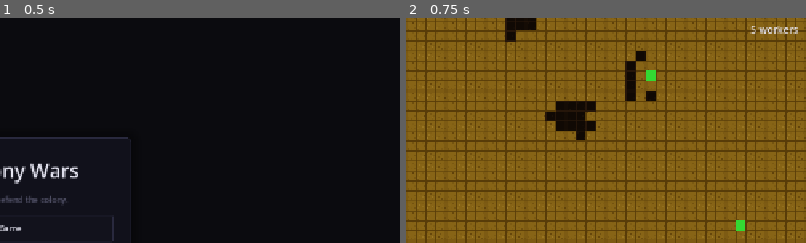
Above: before the commit, frames 1-2 (left to right).
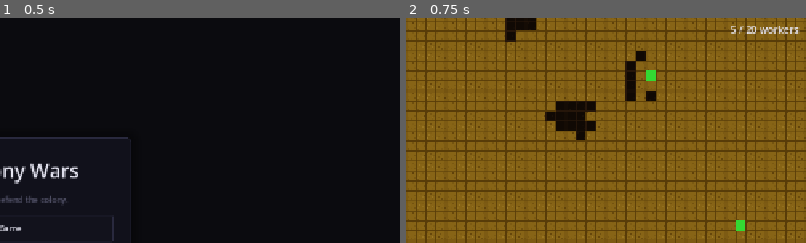
Above: after the commit, the same moments.

Repository: SnazzyTrack9218/ant-colony-wars
Game: Godot game, scene res://scenes/ui/main_menu.tscn
Two runs of this game, one before a commit and one after it. Both use one fixed random seed, a clock stepped at 60 frames per second and the inputs below.
Inputs:
- Up to frame 1 (0.5 s): no input
- Up to frame 2 (0.75 s): click "New Game" at 0.5 s
The pictures show only the part of the screen within x 50-100%, y 0-50%; the shares and areas given below are measured in that part.

Frame 1 is identical in both runs. In frame 2, 0.3% of the frame differs, in the area x 81-99%, y 3-8%.

Commit message:
feat: enforce worker cap (20) + honest ROADMAP audit
Gameplay:
- Add max_workers=20 to colony_config.json (tunable)
- Split colony.ant_count into worker_count + soldier_count
- GameManager: register_worker/unregister_worker, register_soldier/unregister_soldier,
  can_hatch_worker(); new signals worker_count_changed, soldier_count_changed
- Nursery._try_hatch_worker now checks cap BEFORE spending food, so excess
  food is never wasted when colony is full
- HUD shows "X / 20 workers" (turns red at cap) and "N soldiers" separately

Audit pass on ROADMAP:
- Phase 3 marked "mostly done" — auto-explore/auto-gather/world-gen/120x80 ✓;
  chunk-dirty tracking and worker sprite animation explicitly deferred
- Phase 4 marked "mostly done" — main menu/settings/SFX hooks ✓; in-UI
  keybind rebinding and real background music deferred to Phase 12
- Phase 5 marked "mostly done" — theme applied to current UI; food markers
  still use raw color literal (acknowledged)
- Phase 6 marked "mostly done" — 5 of 6 room types fully functional;
  Guard Post placeable but inert; no debug skip; no room-selection panel
  (keyboard 1-5/B works)
- Phase 7 ✓ — soldiers + enemies + rally + game over fully working

Co-Authored-By: Claude Sonnet 4.6 <noreply@anthropic.com>

Diff:
--- a/data/colony/colony_config.json
+++ b/data/colony/colony_config.json
@@ -2,6 +2,7 @@
     "starting_workers": 5,
     "starting_food": 0,
     "max_food": 200,
+    "max_workers": 20,
     "queen_hp": 100,
     "queen_max_hp": 100,
     "food_source_count": 8,
--- a/scenes/ui/hud.tscn
+++ b/scenes/ui/hud.tscn
@@ -22,6 +22,14 @@
 text = "Workers: 0"
 theme_override_font_sizes/font_size = 16
 
+[node name="SoldierLabel" type="Label" parent="."]
+offset_left = 10.0
+offset_top = 60.0
+offset_right = 300.0
+offset_bottom = 84.0
+text = "Soldiers: 0"
+theme_override_font_sizes/font_size = 14
+
 [node name="HintLabel" type="Label" parent="."]
 offset_left = 10.0
 offset_top = 62.0
--- a/scripts/ants/soldier_ant.gd
+++ b/scripts/ants/soldier_ant.gd
@@ -68,7 +68,7 @@
 	_hp = _max_hp
 	_update_hp_bar()
 	_fit_sprite_to_tile()
-	GameManager.register_ant()
+	GameManager.register_soldier()
 
 
 func _load_config() -> void:
@@ -106,7 +106,7 @@
 	if _current_rally_job != null:
 		GameManager.job_queue.release_job(_current_rally_job.id)
 		_current_rally_job = null
-	GameManager.unregister_ant()
+	GameManager.unregister_soldier()
 
 
 func _process(delta: float) -> void:
--- a/scripts/ants/worker_ant.gd
+++ b/scripts/ants/worker_ant.gd
@@ -84,7 +84,7 @@
 	position = _tile_to_world(start_tile)
 	_load_config()
 	_fit_sprite_to_tile()
-	GameManager.register_ant()
+	GameManager.register_worker()
 	GameManager.priority_changed.connect(_on_priority_changed)
 	_enter_idle()
 
@@ -122,7 +122,7 @@
 func _exit_tree() -> void:
 	if _current_job != null:
 		GameManager.job_queue.release_job(_current_job.id)
-	GameManager.unregister_ant()
+	GameManager.unregister_worker()
 
 
 # ── FSM ───────────────────────────────────────────────────────────────────────
--- a/scripts/core/colony_state.gd
+++ b/scripts/core/colony_state.gd
@@ -8,7 +8,9 @@
 
 var food: int = 0
 var max_food: int = 200
-var ant_count: int = 0
+var worker_count: int = 0
+var soldier_count: int = 0
+var max_workers: int = 20
 var queen_hp: int = 100
 var queen_max_hp: int = 100
 var _priority_weights: Dictionary = {}
@@ -81,3 +83,11 @@
 			return 0.0
 		return clamp(1.0 - (float(food) / float(max_food)), 0.0, 1.0)
 	return 0.0
+
+
+func get_total_ant_count() -> int:
+	return worker_count + soldier_count
+
+
+func can_hatch_worker() -> bool:
+	return worker_count < max_workers
--- a/scripts/core/game_manager.gd
+++ b/scripts/core/game_manager.gd
@@ -1,7 +1,8 @@
 extends Node
 
 signal food_changed(amount: int)
-signal ant_count_changed(count: int)
+signal worker_count_changed(count: int, max_count: int)
+signal soldier_count_changed(count: int)
 signal priority_changed(category: String, level: String)
 signal emergency_priority_set(category: String)
 signal queen_damaged(current_hp: int, max_hp: int)
@@ -44,14 +45,28 @@
 	AudioManager.play_queen_damaged()
 
 
-func register_ant() -> void:
-	colony.ant_count += 1
-	ant_count_changed.emit(colony.ant_count)
+func register_worker() -> void:
+	colony.worker_count += 1
+	worker_count_changed.emit(colony.worker_count, colony.max_workers)
 
 
-func unregister_ant() -> void:
-	colony.ant_count = maxi(0, colony.ant_count - 1)
-	ant_count_changed.emit(colony.ant_count)
+func unregister_worker() -> void:
+	colony.worker_count = maxi(0, colony.worker_count - 1)
+	worker_count_changed.emit(colony.worker_count, colony.max_workers)
+
+
+func register_soldier() -> void:
+	colony.soldier_count += 1
+	soldier_count_changed.emit(colony.soldier_count)
+
+
+func unregister_soldier() -> void:
+	colony.soldier_count = maxi(0, colony.soldier_count - 1)
+	soldier_count_changed.emit(colony.soldier_count)
+
+
+func can_hatch_worker() -> bool:
+	return colony.can_hatch_worker()
 
 
 func set_priority(category: String, level: String) -> void:
--- a/scripts/core/room_manager.gd
+++ b/scripts/core/room_manager.gd
@@ -140,6 +140,9 @@
 
 
 func _try_hatch_worker(room: Dictionary, config: Dictionary) -> void:
+	# Respect worker cap before spending food.
+	if not GameManager.can_hatch_worker():
+		return
 	var food_cost: int = maxi(0, int(config.get("hatch_food_cost", 0)))
 	if food_cost > 0 and not GameManager.spend_food(food_cost):
 		return
--- a/scripts/main.gd
+++ b/scripts/main.gd
@@ -133,6 +133,7 @@
 	_queen_row = int(data.get("queen_row", _queen_row))
 	_starting_workers = int(data.get("starting_workers", _starting_workers))
 	GameManager.colony.max_food = int(data.get("max_food", GameManager.colony.max_food))
+	GameManager.colony.max_workers = int(data.get("max_workers", GameManager.colony.max_workers))
 	GameManager.colony.food = clampi(
 			int(data.get("starting_food", GameManager.colony.food)),
 			0,
--- a/scripts/ui/hud.gd
+++ b/scripts/ui/hud.gd
@@ -1,16 +1,19 @@
 extends CanvasLayer
 
 @onready var _food_label: Label = $FoodLabel
-@onready var _ant_label: Label = $AntLabel
+@onready var _worker_label: Label = $AntLabel
+@onready var _soldier_label: Label = $SoldierLabel
 @onready var _hint_label: Label = get_node_or_null("HintLabel") as Label
 
 
 func _ready() -> void:
 	_style_labels()
 	GameManager.food_changed.connect(_on_food_changed)
-	GameManager.ant_count_changed.connect(_on_ant_count_changed)
+	GameManager.worker_count_changed.connect(_on_worker_count_changed)
+	GameManager.soldier_count_changed.connect(_on_soldier_count_changed)
 	_on_food_changed(GameManager.colony.food)
-	_on_ant_count_changed(GameManager.colony.ant_count)
+	_on_worker_count_changed(GameManager.colony.worker_count, GameManager.colony.max_workers)
+	_on_soldier_count_changed(GameManager.colony.soldier_count)
 
 
 func _style_labels() -> void:
@@ -20,14 +23,23 @@
 	_food_label.offset_bottom = 34.0
 	ColonyUITheme.style_label(_food_label, ColonyUITheme.ACCENT_AMBER, ColonyUITheme.FONT_HEADER)
 
-	_ant_label.anchor_left = 1.0
-	_ant_label.anchor_right = 1.0
-	_ant_label.offset_left = -180.0
-	_ant_label.offset_top = 10.0
-	_ant_label.offset_right = -12.0
-	_ant_label.offset_bottom = 34.0
-	_ant_label.horizontal_alignment = HORIZONTAL_ALIGNMENT_RIGHT
-	ColonyUITheme.style_label(_ant_label, ColonyUITheme.TEXT_PRIMARY, ColonyUITheme.FONT_HEADER)
+	_worker_label.anchor_left = 1.0
+	_worker_label.anchor_right = 1.0
+	_worker_label.offset_left = -200.0
+	_worker_label.offset_top = 10.0
+	_worker_label.offset_right = -12.0
+	_worker_label.offset_bottom = 34.0
+	_worker_label.horizontal_alignment = HORIZONTAL_ALIGNMENT_RIGHT
+	ColonyUITheme.style_label(_worker_label, ColonyUITheme.TEXT_PRIMARY, ColonyUITheme.FONT_HEADER)
+
+	_soldier_label.anchor_left = 1.0
+	_soldier_label.anchor_right = 1.0
+	_soldier_label.offset_left = -200.0
+	_soldier_label.offset_top = 34.0
+	_soldier_label.offset_right = -12.0
+	_soldier_label.offset_bottom = 56.0
+	_soldier_label.horizontal_alignment = HORIZONTAL_ALIGNMENT_RIGHT
+	ColonyUITheme.style_label(_soldier_label, ColonyUITheme.ACCENT_RED, ColonyUITheme.FONT_PRIMARY)
 
 	if _hint_label != null:
 		_hint_label.visible = false
@@ -37,5 +49,17 @@
 	_food_label.text = "%d / %d food" % [amount, GameManager.colony.max_food]
 
 
-func _on_ant_count_changed(count: int) -> void:
-	_ant_label.text = "%d workers" % count
+func _on_worker_count_changed(count: int, max_count: int) -> void:
+	_worker_label.text = "%d / %d workers" % [count, max_count]
+	# Highlight in red when at cap so the player knows the nursery is idle.
+	if count >= max_count:
+		ColonyUITheme.style_label(_worker_label, ColonyUITheme.ACCENT_RED, ColonyUITheme.FONT_HEADER)
+	else:
+		ColonyUITheme.style_label(_worker_label, ColonyUITheme.TEXT_PRIMARY, ColonyUITheme.FONT_HEADER)
+
+
+func _on_soldier_count_changed(count: int) -> void:
+	if count == 0:
+		_soldier_label.text = ""
+	else:
+		_soldier_label.text = "%d soldiers" % count
Not shown, changed: docs/ROADMAP.md
